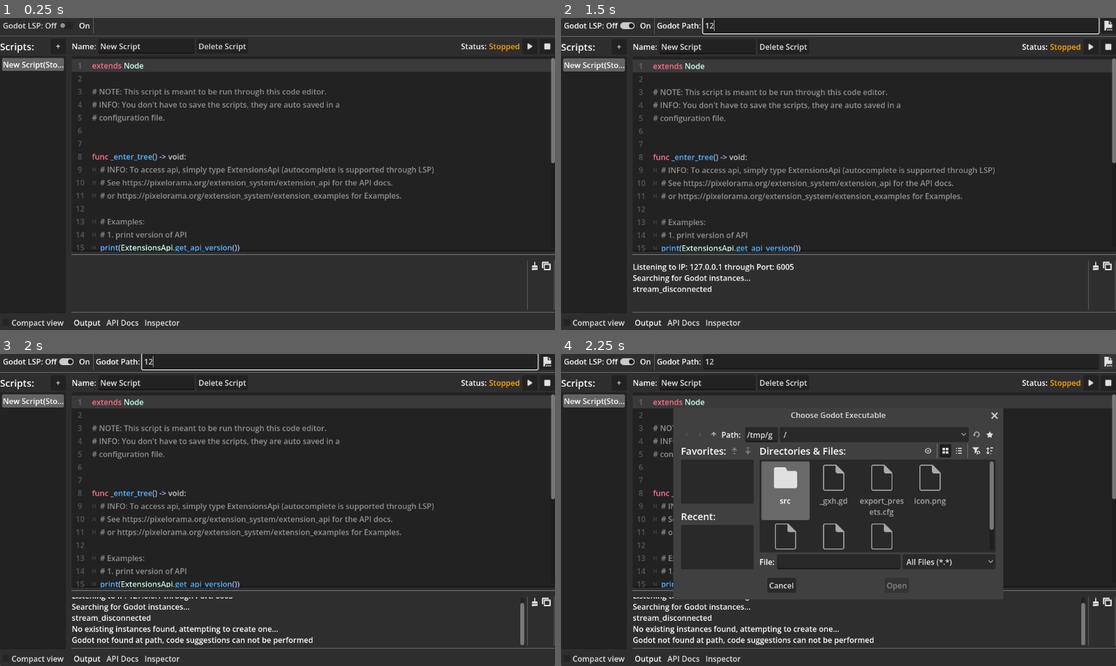
Above: before the commit, frames 1-4 (two rows, left to right).
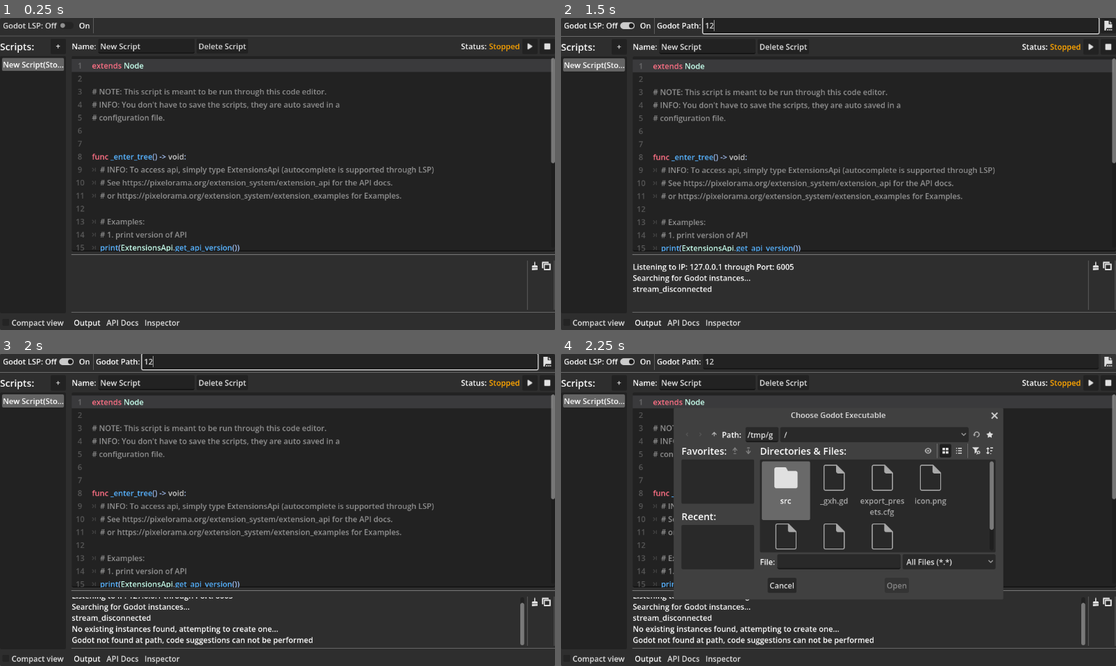
Above: after the commit, the same moments.

Repository: Variable-Interactive/Pixelorame-Ceramic
Game: Godot game, scene res://src/Extensions/Ceramic/CeramicEditor/Ceramic.tscn
Same seed, same stepped clock (60 frames per second), same inputs: the game is played once before the commit and once after it.
Inputs (mouse positions are in pixels of both pictures, inside the frame that each line leads up to):
- Up to frame 1 (0.25 s): no input
- Up to frame 2 (1.5 s): click "Godot LSP: Off" at 0.5 s; click (899, 24) at 1.27 s; type "12" at 1.35 s
- Up to frame 3 (2 s): no input
- Up to frame 4 (2.25 s): click (1110, 360) at 2 s

Frames 1-3 are identical in both runs. In frame 4, 1.1% of the frame differs, in the area x 20-70%, y 24-79%.

Commit message:
Fixed Error detection not working in LSP

Diff:
--- a/src/Extensions/Ceramic/CeramicEditor/Ceramic.gd
+++ b/src/Extensions/Ceramic/CeramicEditor/Ceramic.gd
@@ -217,7 +217,6 @@
 						continue
 					last_warn = diag.get("message", 0)
 					warn_line = warn_line
-
 		if not last_err.strip_edges().is_empty():
 			throw_error(last_err, err_line)
 
--- a/src/Extensions/Ceramic/CeramicEditor/Classes/VirtualScript.gd
+++ b/src/Extensions/Ceramic/CeramicEditor/Classes/VirtualScript.gd
@@ -8,6 +8,7 @@
 ## [br]
 ## NOTE: The elements will be added to an HFlowContainer
 func add_inspector_item(control: Control) -> void:
+	pass
 """
 const _ceramic_button_code := """
 var _inspector_element_holder_node: HFlowContainer
@@ -77,7 +78,7 @@
 
 
 func prepare_for_intellisence() -> String:
-	return source_code+ "\n" + _ceramic_button_header + "\n" + API.compile_api()
+	return source_code + _ceramic_button_header + API.compile_api()
 
 
 func prepare_for_running() -> String:
@@ -94,4 +95,4 @@
 			search, "add_inspector_item(\"%s\", self," % name.replace("\"", "")
 		)
 		search = result.find("add_inspector_item", search + 1)
-	return result + "\n" + _ceramic_button_code
+	return result + _ceramic_button_code
